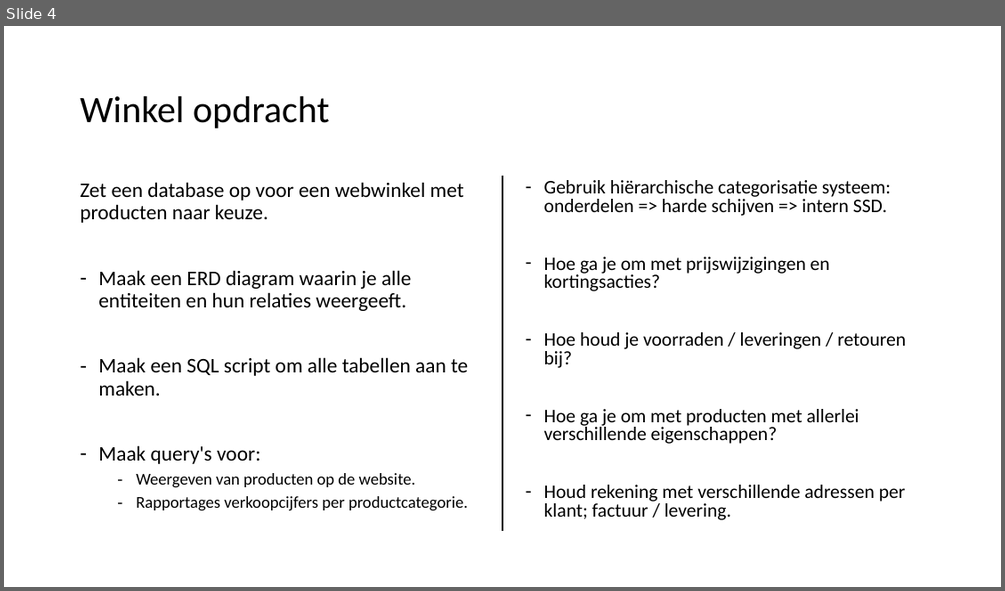
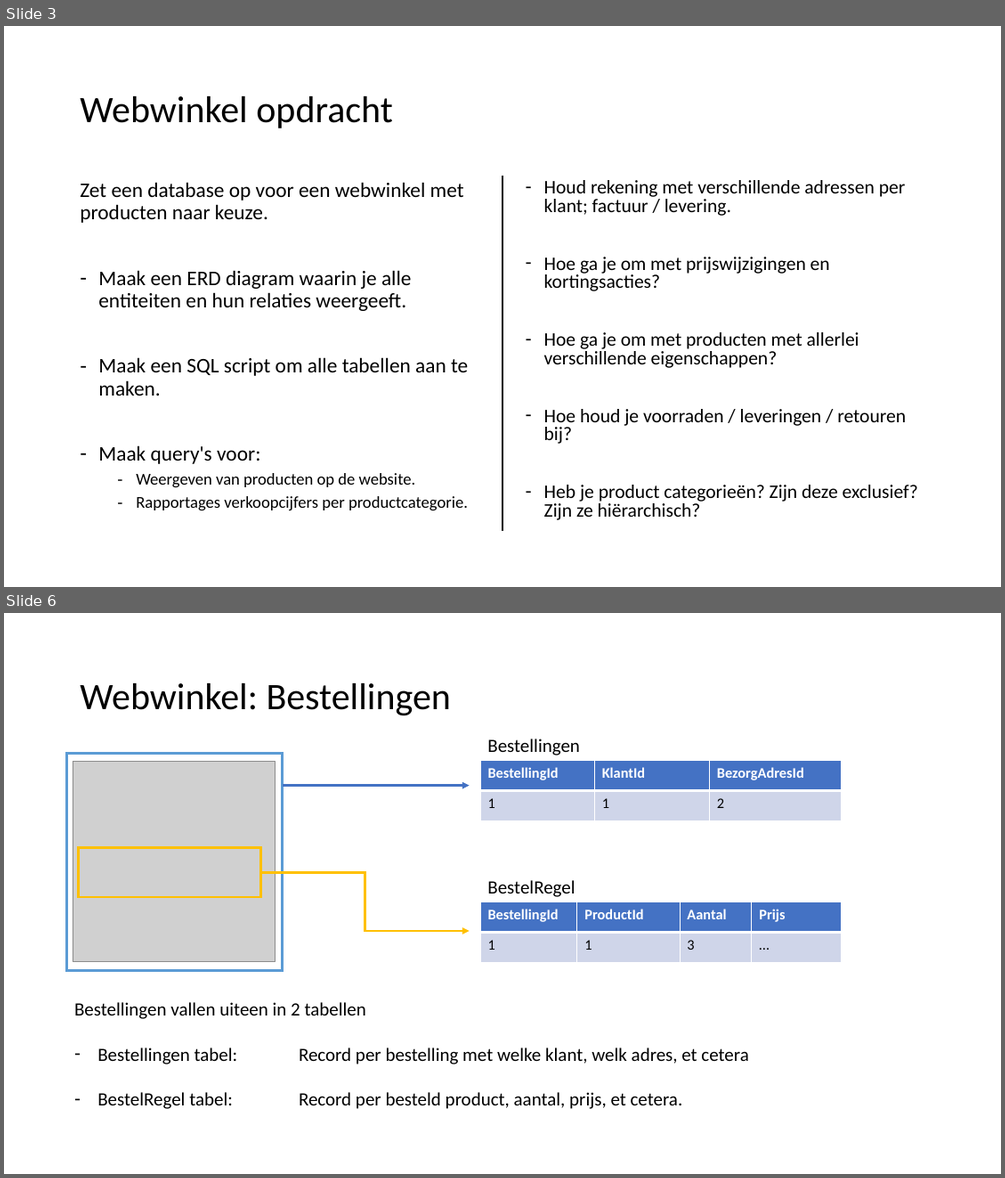
Before and after one commit to LFKoning/knowledge-sharing, a slide deck: sql/terugkom_ochtend/sql_terugkom_ochtend.pptx. Shown one above the other, each under a label of ours: slide 4 before the commit, slides 3 and 6 after it; the slides between them are not shown. The pictures are 1005x591 and 1005x1178 pixels, drawn with LibreOffice and Linux fonts; fonts in the diff are those of the drawing; grey boxes stand for pictures. Boxes give left, top, right and bottom in pixels: in the first picture for what was removed or moved away, otherwise in the second. Text is boxed around its words. In the diff, an @@ line names an element or a change of style, - is before the commit and + after.

```diff
--- a/sql/terugkom_ochtend/sql_terugkom_ochtend.pptx
+++ b/sql/terugkom_ochtend/sql_terugkom_ochtend.pptx
@@ slide 6 added at (x1=4, y1=613, x2=1001, y2=1174), background #FFFFFF @@
@@ title added at (x1=80, y1=683, x2=451, y2=716), 36 pt, text #000000 @@
+Webwinkel: Bestellingen
@@ text added at (x1=487, y1=738, x2=580, y2=755), 18 pt, text #000000 @@
+Bestellingen
@@ rectangle added at (x1=67, y1=754, x2=283, y2=971), outline #5B9BD5 2.25 pt @@
@@ picture added at (x1=73, y1=761, x2=275, y2=962) @@
@@ table added at (x1=480, y1=761, x2=841, y2=821), 2 rows, 3 columns @@
+BestellingId | KlantId | BezorgAdresId
+1 | 1 | 2
@@ arrow added from (283, 786) to (469, 786), #4472C4 2.25 pt @@
@@ rectangle added at (x1=79, y1=848, x2=261, y2=897), outline #FFC000 2.25 pt @@
@@ elbow arrow added from (261, 873) to (469, 931), #FFC000 2.25 pt @@
@@ table added at (x1=480, y1=901, x2=841, y2=962), 2 rows, 4 columns @@
+BestellingId | ProductId | Aantal | Prijs
+1 | 1 | 3 | …
@@ text added at (x1=487, y1=880, x2=574, y2=897), 18 pt, text #000000 @@
+BestelRegel
@@ text added at (x1=74, y1=1002, x2=748, y2=1109), 18 pt, text #000000 @@
+Bestellingen vallen uiteen in 2 tabellen
+– Bestellingen tabel: Record per bestelling met welke klant, welk adres, et cetera
+– BestelRegel tabel: Record per besteld product, aantal, prijs, et cetera.
@@ what was slide 4 is now slide 3 @@
@@ slide 3 changed as well @@
@@ title at (x1=80, y1=96, x2=393, y2=128): text changed @@
-Winkel opdracht
+Webwinkel opdracht
@@ text at (x1=544, y1=180, x2=906, y2=216): text changed @@
-– Gebruik hiërarchische categorisatie systeem: onderdelen => harde schijven => intern SSD.
+– Houd rekening met verschillende adressen per klant; factuur / levering.
@@ text at (x1=544, y1=332, x2=859, y2=368): paragraph added @@
+– Hoe ga je om met producten met allerlei verschillende eigenschappen?
@@ text at (x1=544, y1=484, x2=918, y2=520): text changed @@
-– Hoe ga je om met producten met allerlei verschillende eigenschappen?
-– Houd rekening met verschillende adressen per klant; factuur / levering.
+– Heb je product categorieën? Zijn deze exclusief? Zijn ze hiërarchisch?
```
Also in this commit, not shown: 9 other slides changed, 17 other slides added, 9 slides removed, 9 other files.
